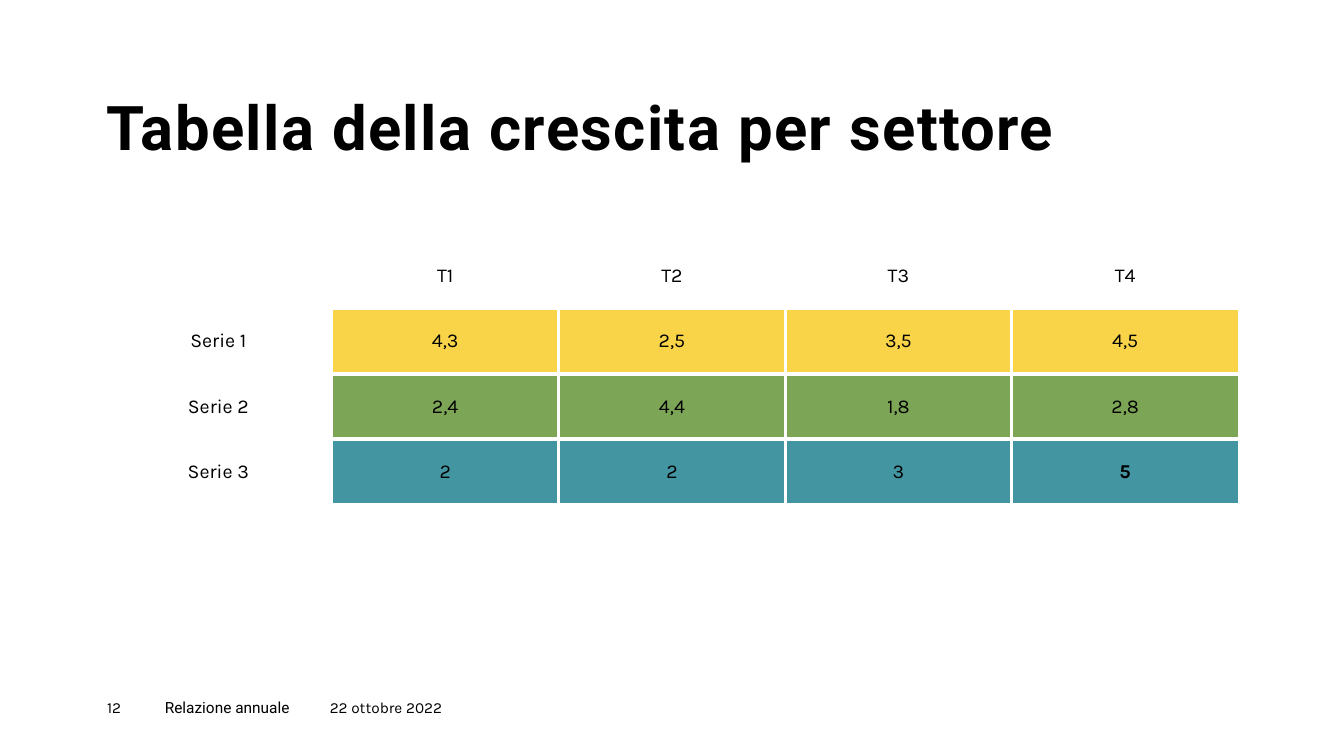
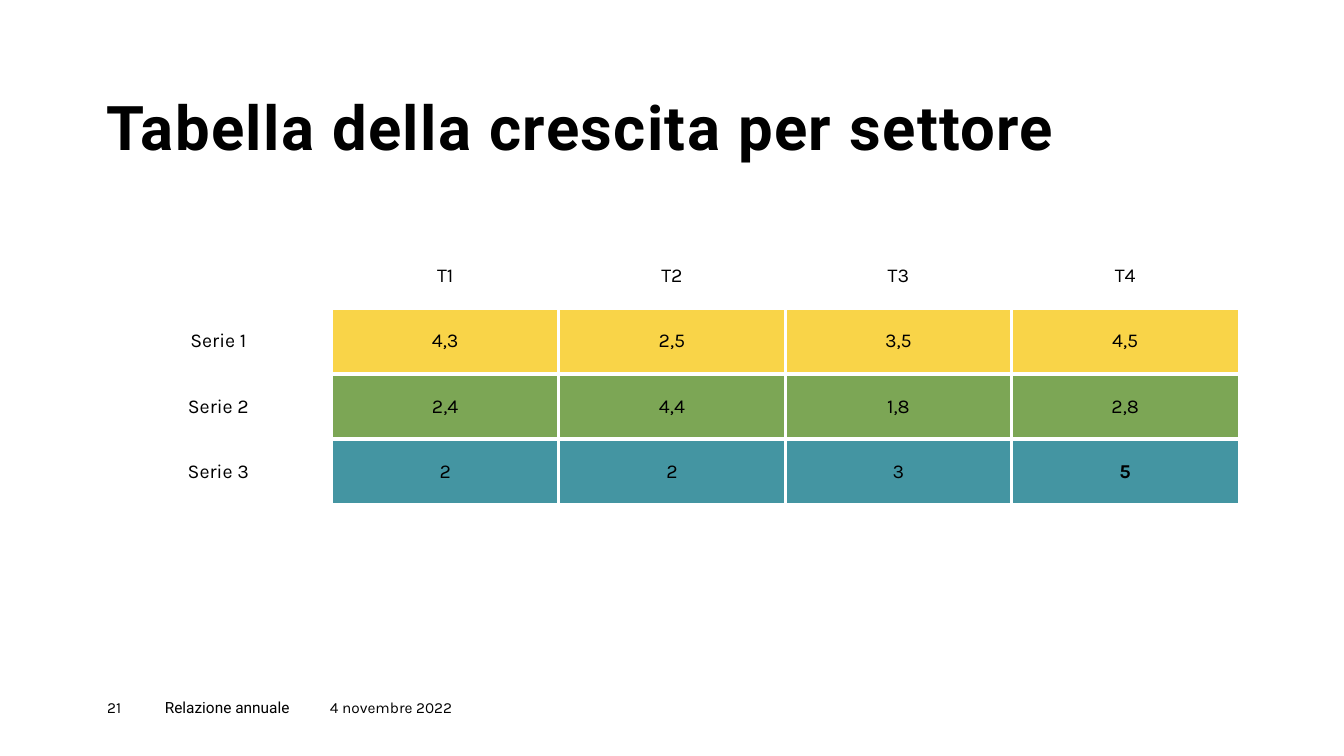
Before and after one commit to GiulioAppetito/Progetto-AMOD-21-22, a slide deck: slide 21 of Presentazione Progetto AMOD.pptx (slide 12 before the commit). Drawn at 1344x756 pixels with LibreOffice and Linux fonts; fonts in the diff are those of the drawing. Boxes give left, top, right and bottom in pixels: in the first picture for what was removed or moved away, otherwise in the second. Text is boxed around its words. In the diff, an @@ line names an element or a change of style, - is before the commit and + after.

```diff
--- a/Presentazione Progetto AMOD.pptx
+++ b/Presentazione Progetto AMOD.pptx
@@ page number at box(107, 703, 121, 713): text changed @@
-12
+21
@@ text at box(330, 702, 452, 713): text changed @@
-22 ottobre 2022
+4 novembre 2022
```
Also in this commit, not shown: 16 other slides changed, 9 slides added, 1 slide removed.
